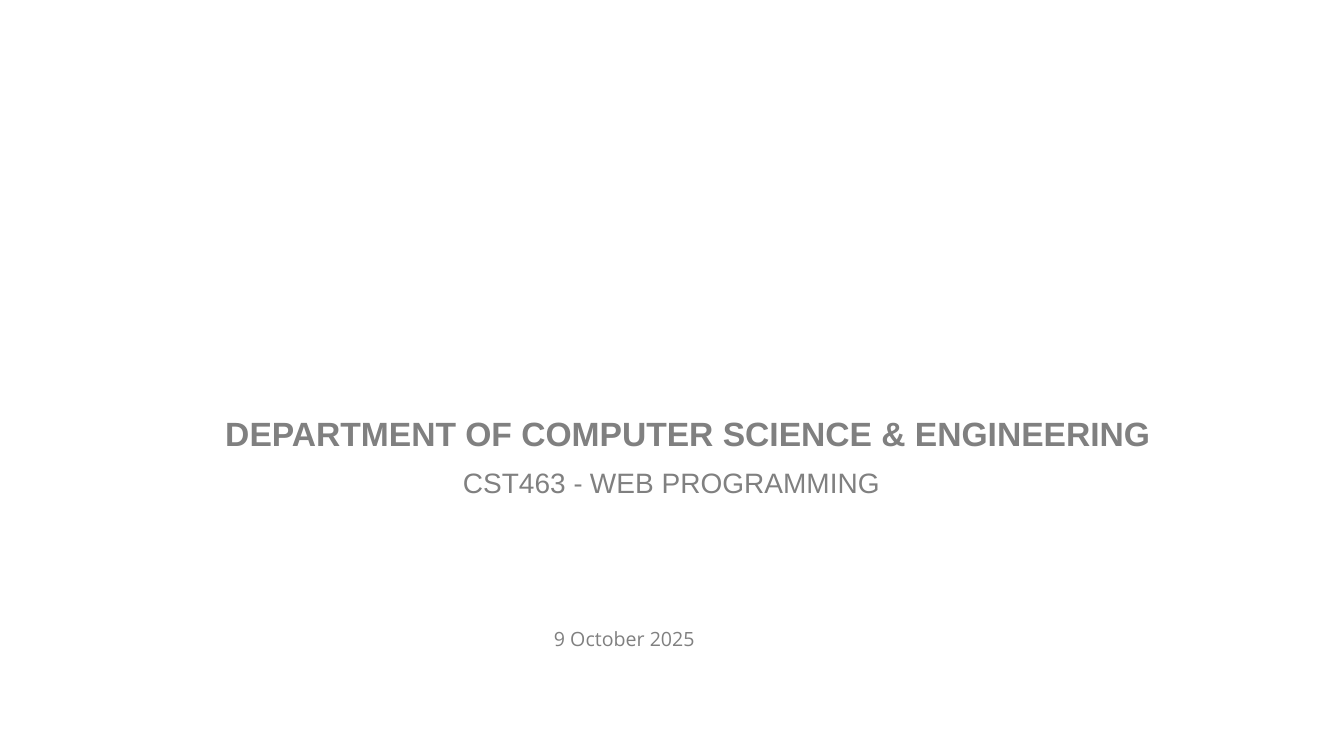
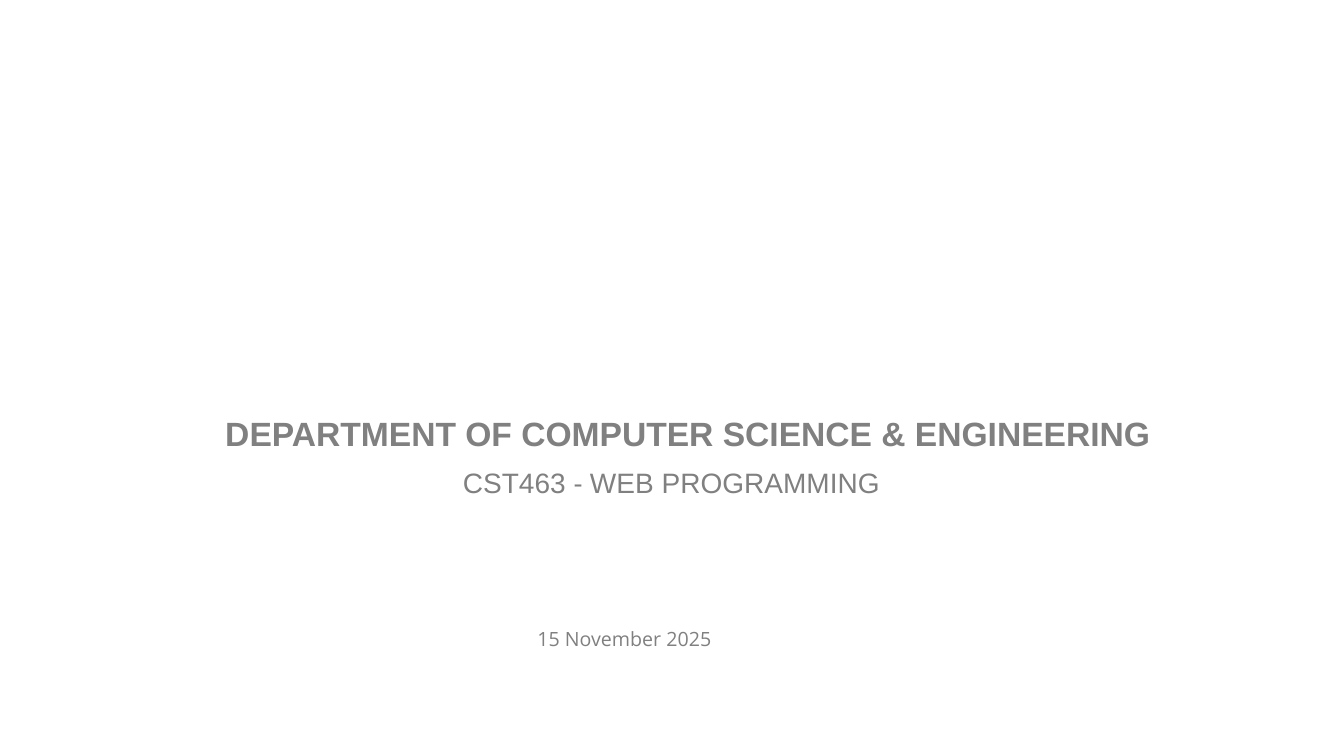
Before and after one commit to sj-minRva/Web-Dev, a slide deck: slide 1 of Notes/wt-m3-24.pptx. Drawn at 1344x756 pixels with LibreOffice and Linux fonts; fonts in the diff are those of the drawing. Boxes give left, top, right and bottom in pixels: in the first picture for what was removed or moved away, otherwise in the second. Text is boxed around its words. In the diff, an @@ line names an element or a change of style, - is before the commit and + after.

```diff
--- a/Notes/wt-m3-24.pptx
+++ b/Notes/wt-m3-24.pptx
@@ text at (x1=537, y1=631, x2=711, y2=646): text changed @@
-9 October 2025
+15 November 2025
```
Also in this commit, not shown: 3 other slides changed, 1 other file.
